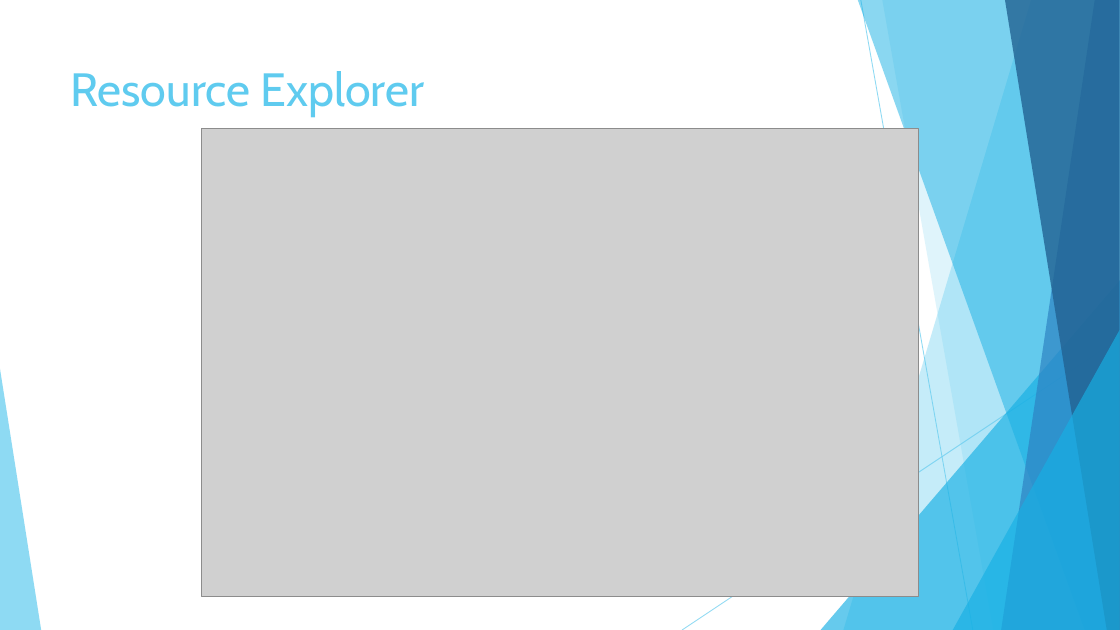
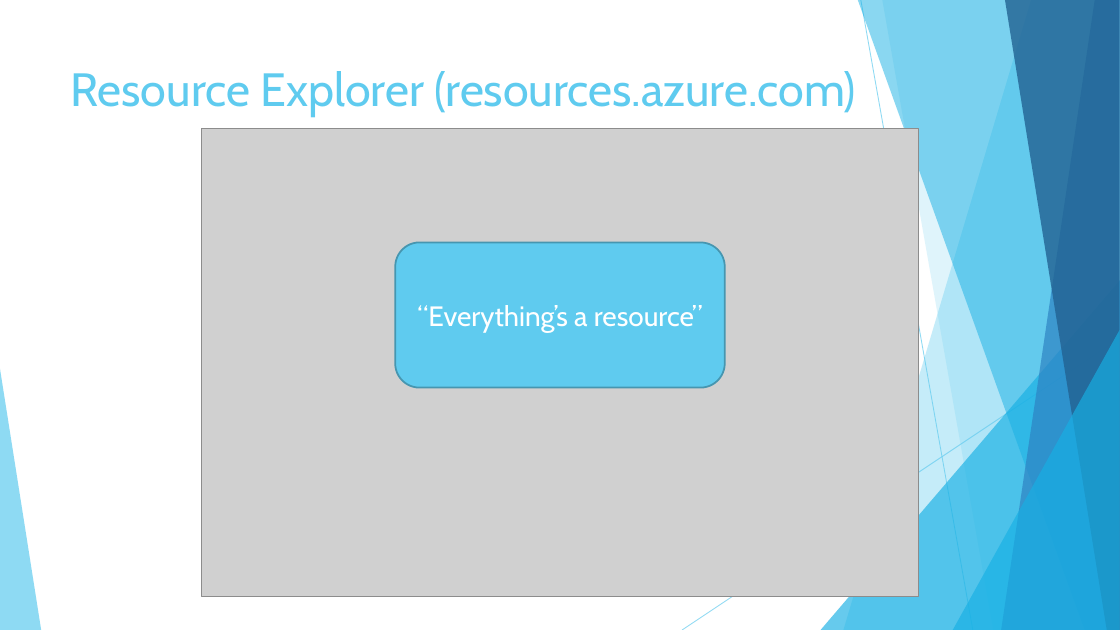
Before and after one commit to timothywarner/webapp, a slide deck: slide 5 of warner-azure-webapp-pod.pptx. Drawn at 1120x630 pixels with LibreOffice and Linux fonts; fonts in the diff are those of the drawing; grey boxes stand for pictures. Boxes give left, top, right and bottom in pixels: in the first picture for what was removed or moved away, otherwise in the second. Text is boxed around its words. In the diff, an @@ line names an element or a change of style, - is before the commit and + after.

```diff
--- a/warner-azure-webapp-pod.pptx
+++ b/warner-azure-webapp-pod.pptx
@@ title at (71, 71, 857, 118): text changed @@
-Resource Explorer
+Resource Explorer (resources.azure.com)
@@ rounded rectangle added at (396, 243, 725, 388), fill #5FCBEF, outline #4696B1 1.5 pt, 24 pt, text #FFFFFF @@
+“Everything’s a resource”
```
Also in this commit, not shown: 8 other slides changed, 2 slides added, 10 slides removed, 1 other file.
